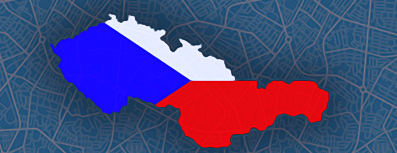
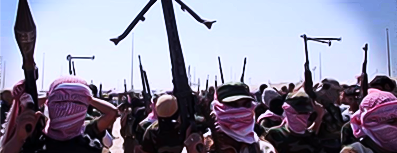
Layered file, before and after one edit (397px x 153px). Changes by layer:
renamed "PLACEHOLDER" to "Layer 1", showed it, painted on it over [0, 0, 397, 153]
removed layer "Images" over [0, 0, 397, 153]